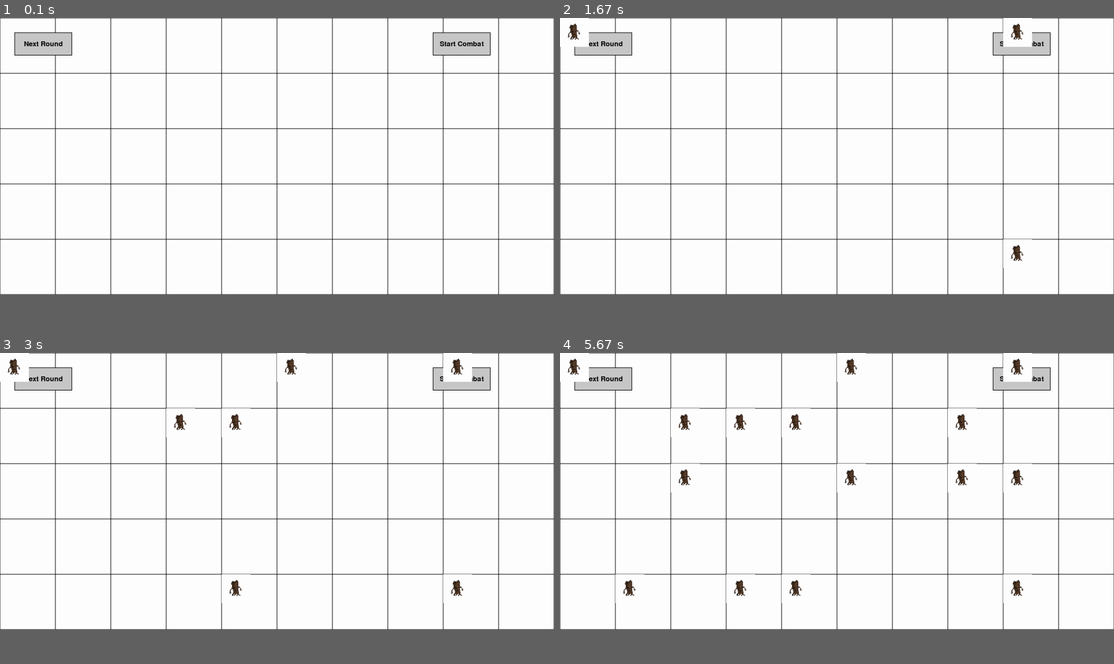
Above: before the commit, frames 1-4 (two rows, left to right).
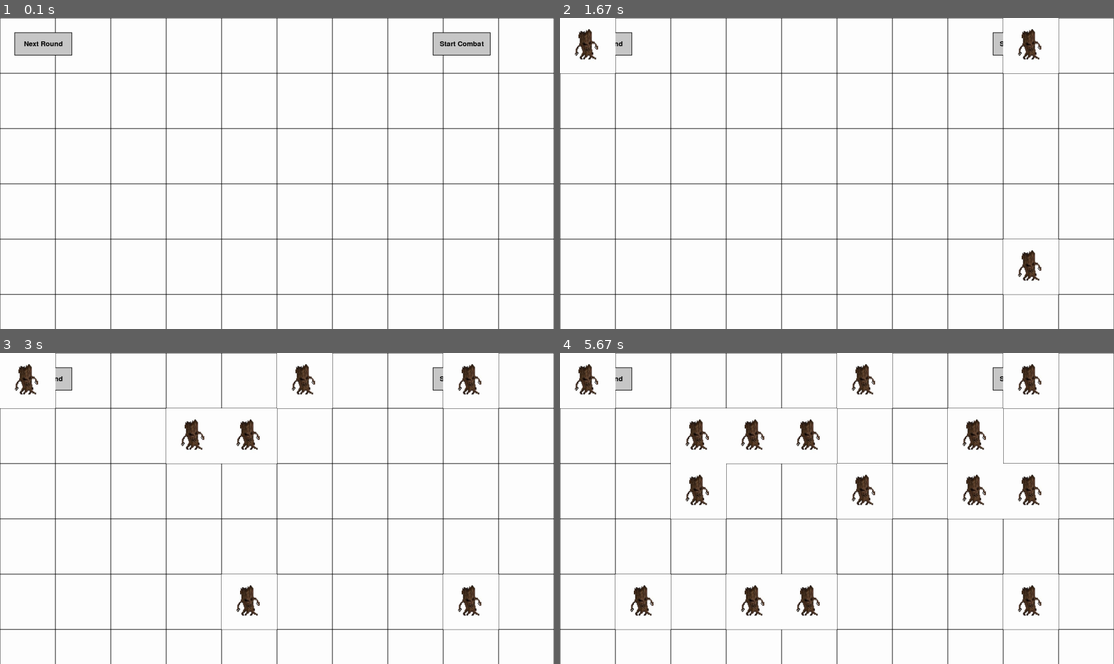
Above: after the commit, the same moments.

Repository: L-Engelhardt-Lette/SoloFightTactics
Game: pygame game, started from Game.py
Two runs of this game, one before a commit and one after it. Both use one fixed random seed, a clock stepped at 60 frames per second and the inputs below.
Inputs (mouse positions are in pixels of both pictures, inside the frame that each line leads up to):
- Up to frame 1 (0.1 s): no input
- Up to frame 2 (1.67 s): click (837, 173) at 0.38 s; click "Next Round" at 0.72 s; click "Start Combat" at 1.05 s; click (1041, 282) at 1.38 s
- Up to frame 3 (3 s): click (288, 402) at 1.72 s; click (249, 589) at 2.05 s; click (260, 455) at 2.38 s; click (199, 443) at 2.72 s
- Up to frame 4 (5.67 s): click (981, 480) at 3.05 s; click (1008, 502) at 3.38 s; click (953, 452) at 3.72 s; click (676, 449) at 4.05 s; click (859, 496) at 4.38 s; click (676, 489) at 4.72 s; click (753, 598) at 5.05 s; click (670, 623) at 5.38 s
The window is 900x450 before the commit and 900x506 after it. Grey fills any space a smaller window leaves; there, only what the larger window draws over its background counts as a difference.

The runs differ from the first frame. In frame 1, 1.4% of the frame differs, in the area x 0-100%, y 53-100%; in frame 2, 3.0%; in frame 3, 4.4%; in frame 4, 7.2%, in the area x 0-100%, y 0-100%.

Commit message:
Neue PlayerKlasse für Ordnung

Diff:
--- a/Game.py
+++ b/Game.py
@@ -2,7 +2,8 @@
 import pygame
 import random
 from  UnitsList import Unit
-import UnitsList
+from PlayerList import Player
+import PlayerList
 
 from pygame.locals import(
     KEYDOWN,
@@ -11,7 +12,7 @@
 pygame.init()
 
 WIDTH = 1920
-HEIGHT = 960
+HEIGHT = 1080
 FPS = 60
 white = (255, 255, 255)
 black = (0, 0, 0)
@@ -44,16 +45,6 @@
             if self.rect.collidepoint(event.pos):
                 self.command()
 
-
-
-# Player Class
-class Player:
-    def __init__(self, health, player_units):
-        self.health = health
-        self.player_units = player_units
-        self.is_turn = False
-
-
 class Shop:
     def __init__(self, unit_list):
         self.unit_list = unit_list
@@ -62,7 +53,7 @@
 grid_player2 = [[0] * grid_size for _ in range(grid_size)]
 
 unit_list = []
-
+#Eine Unitlist für Alle Units und jeweils nochmal verschiedene für die kosten, den typen der Einheit usw
 
 player_unit_image = pygame.image.load("images/Ritter.png")
 enemy_unit_image = pygame.image.load("images/Baum.png")
@@ -85,7 +76,7 @@
 redplayer2 = Player(100, redplayer2_units)
 
 
-# Create Rounds for shopping
+# Create Rounds for shopping and setting Units
 current_round = 1
 
 def button1_command():
@@ -150,11 +141,6 @@
     else:
         clicked = False
 
-
-    #font = pygame.font.Font(None, 36)
-    #mana_text = font.render(f"Mana: {int(mana)}", True, GREEN)
-    #screen.blit(mana_text, (10, 10))
-
     if current_round % 2 == 1:  # Odd rounds - player 1's turn
         redplayer2.is_turn = False
         blueplayer1.is_turn = True
--- /dev/null
+++ b/PlayerList.py
@@ -0,0 +1,8 @@
+import pygame
+
+# Player Class
+class Player:
+    def __init__(self, health, player_units):
+        self.health = health
+        self.player_units = player_units
+        self.is_turn = False
--- a/UnitsList.py
+++ b/UnitsList.py
@@ -5,8 +5,8 @@
 import random
 # import Game
 
-grid_size = 8
-cell_size = 800 // grid_size
+grid_size = 10
+cell_size = 1920 // grid_size
 
 # Unit Class
 class Unit:
@@ -17,7 +17,6 @@
         #self.rect = image.get_rect()
         self.cost = cost
         self.position = position
-
 
         #combat stats
         self.health = health
@@ -48,3 +47,27 @@
 
     def __call__(self, target_position) :
         self.move(target_position)
+
+class Warrior(Unit):
+    def __init__(self, name, health, cost, attack_damage, ability, position, image_path):
+        super().__init__(name, health, cost, attack_damage, ability, position, image_path)
+
+class Mage(Unit):
+    def __init__(self, name, health, cost, attack_damage, ability, position, image_path):
+        super().__init__(name, health, cost, attack_damage, ability, position, image_path)
+
+class Tank(Unit):
+    def __init__(self, name, health, cost, attack_damage, ability, position, image_path):
+        super().__init__(name, health, cost, attack_damage, ability, position, image_path)
+
+class ADC(Unit):
+    def __init__(self, name, health, cost, attack_damage, ability, position, image_path):
+        super().__init__(name, health, cost, attack_damage, ability, position, image_path)
+
+class Healer(Unit):
+    def __init__(self, name, health, cost, attack_damage, ability, position, image_path):
+        super().__init__(name, health, cost, attack_damage, ability, position, image_path)
+
+#warrior_list = []
+#for i in range(10):
+    #warrior_list.append(Warrior(name, health, cost, attack_damage, ability, position, image_path))
